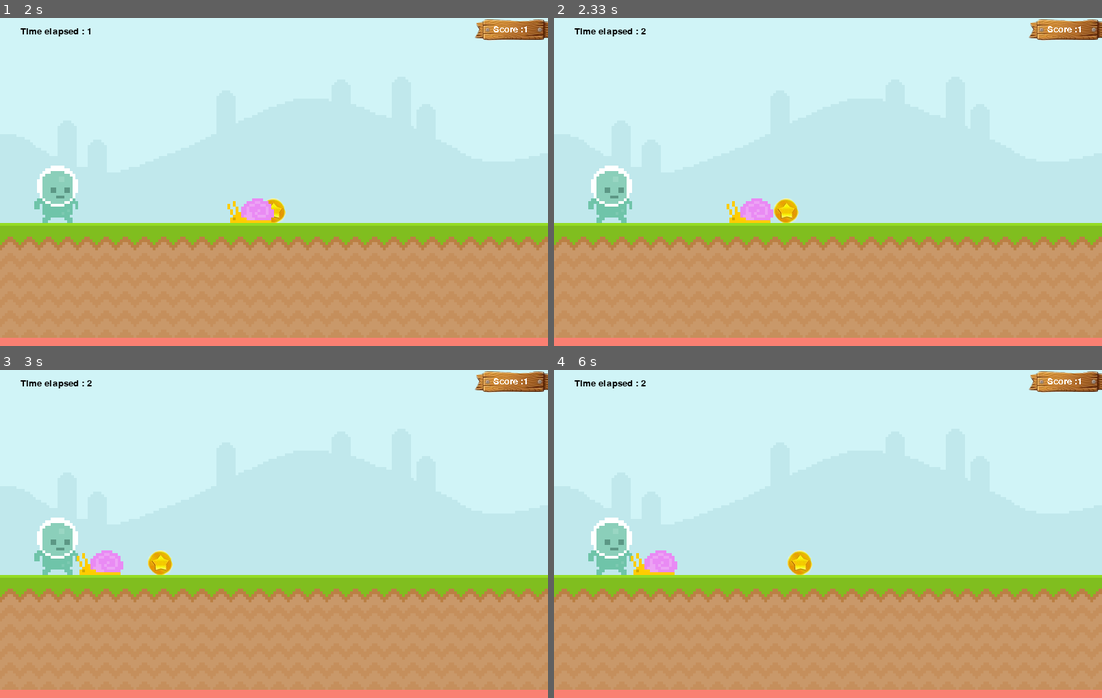
Above: before the commit, frames 1-4 (two rows, left to right).
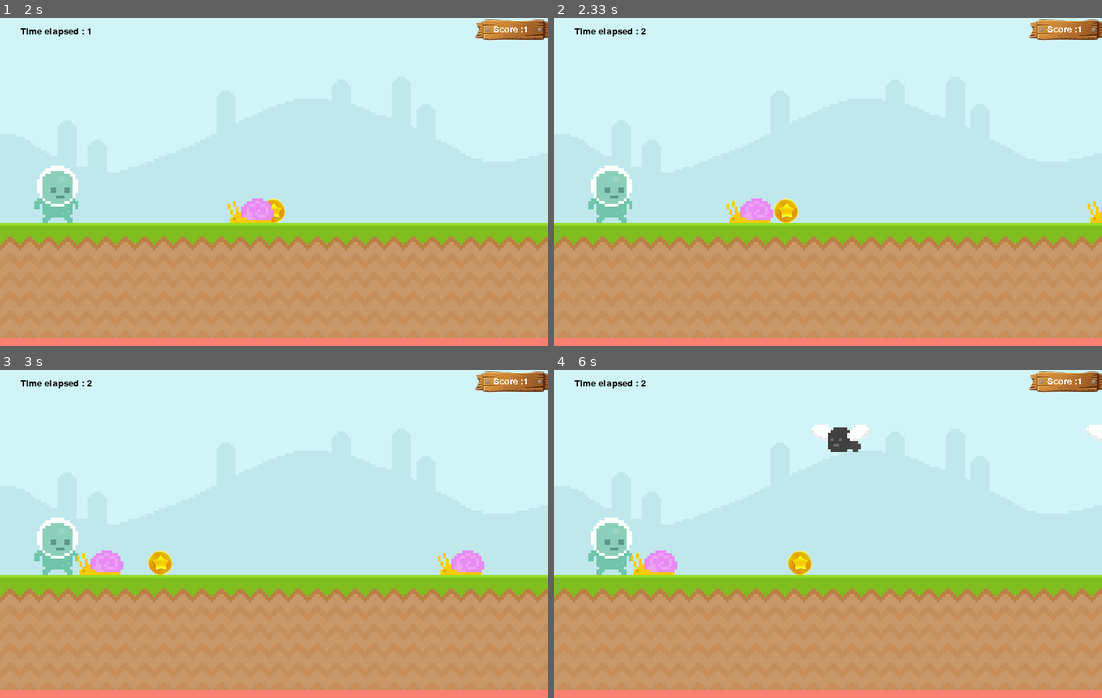
Above: after the commit, the same moments.

Repository: Biancaa-R/Pygame-Infinite-Runner
Game: pygame game, started from Pygame infinite runner/main.py
Same seed, same stepped clock (60 frames per second), same inputs: the game is played once before the commit and once after it.
Inputs:
- Up to frame 1 (2 s): tap Space at 0.33 s
- Up to frame 2 (2.33 s): hold Down from 2.17 s (still down)
- Up to frame 3 (3 s): release Down at 2.63 s
- Up to frame 4 (6 s): tap Space at 3.17 s

Frame 1 is identical in both runs. In frame 2, less than 0.1% of the frame differs, in the area x 97-100%, y 55-63%; in frame 3, 0.5%; in frame 4, 0.7%, in the area x 47-100%, y 16-25%.

Commit message:
Add files via upload

Diff:
--- a/Pygame infinite runner/main.py
+++ b/Pygame infinite runner/main.py
@@ -11,6 +11,32 @@
     screen.blit(time_surface,time_rect)
     return current_time
 
+def obstracle_movement(obstracle_rect_list):
+    if (obstracle_rect_list):
+        for obstracle_rect in obstracle_rect_list:
+            obstracle_rect.left-=4
+            if obstracle_rect.bottom==300:
+                screen.blit(snail_surface,obstracle_rect)
+            if obstracle_rect.bottom==120:
+                screen.blit(fly_surface,obstracle_rect)
+            if obstracle_rect.left in range((snail_rect.left)-20,(snail_rect.left)+20):
+                obstracle_rect_list.remove(obstracle_rect)
+            #if obstracle_rect.colliderect(player_rect):
+                #game_running=False
+
+        obsracle_rect_list=[obstracle for obstracle in obstracle_rect_list if obstracle.x>-100]
+        return list(obstracle_rect_list)
+    else:
+        return []
+
+def collision(player_rect,obstracle_rect_list):
+    if obstracle_rect_list:
+        for obstracle_rect in obstracle_rect_list:
+            if player_rect.colliderect(obstracle_rect):
+                return False
+        return True
+    else:
+        return True
 pygame.init()
 screen=pygame.display.set_mode((800,480))#pygame.RESIZABLE)#creating a display surface
 screen.fill("Green")
@@ -22,6 +48,7 @@
 pygame.display.set_icon(icon)
 
 #constants
+obstracle_rect_list=[]
 starting_time=0
 time=0
 score=0
@@ -50,9 +77,14 @@
 snail_surface=pygame.image.load("graphics/snail1.png")
 snail_rect=snail_surface.get_rect(midbottom=(770,300))
 
+fly_surface=pygame.image.load("graphics/Fly1.png")
+
 player_stand=pygame.image.load("graphics/player_stand.png")
 player_stand=pygame.transform.scale2x(player_stand) #Transforming the player_surf
 playerstand_rect=player_stand.get_rect(center=(360,260))
+
+obstracle_timer=pygame.USEREVENT+1
+pygame.time.set_timer(obstracle_timer,1800)
 
 #Game over
 #game_font=pygame.font.Font(None,50)
@@ -68,6 +100,14 @@
             exit()
 
         if game_running == True:
+            if event.type==obstracle_timer:
+                choice=random.choice(("snail","fly"))
+                position=random.randint(900,1100)
+                if choice in ["snail",]:
+                    obstracle_rect_list.append(snail_surface.get_rect(midbottom=(position,300)))
+                if choice in ["fly",]:
+                    obstracle_rect_list.append(fly_surface.get_rect(midbottom=(position,120)))
+
             if event.type==pygame.KEYDOWN and player_rect.colliderect(snail_rect)==False:
                 if event.key==pygame.K_UP and player_rect.bottom>=100:
                     gravity = -15
@@ -80,6 +120,7 @@
             if event.type==pygame.KEYDOWN:
                 if event.key==pygame.K_SPACE:
                     game_running=True
+                    obstracle_rect_list=[]
                     snail_rect.right=800
                     score=0
                     starting_time=pygame.time.get_ticks()//1000
@@ -108,7 +149,10 @@
             player_rect.bottom=300
             gravity=0
 
+        obstracle_rect_list=obstracle_movement(obstracle_rect_list)
         #collision:
+
+        game_running=collision(player_rect,obstracle_rect_list)
         if player_rect.colliderect(snail_rect):
             game_running=False
             #starting_time=pygame.time.get_ticks()//1000
@@ -141,6 +185,11 @@
 
         final_score_surface=game_font.render("Infinite runner score :"+ str(score),False,"Powderblue")
         screen.blit(final_score_surface,(200,70))
+
+        '''while True:
+            value=pygame.mouse.get_pressed()
+            if value[0]==True:
+                game_running=True'''
 
         #screen before game begins:
     if game_running==False and starting_time in range(0,12) and score==0:
